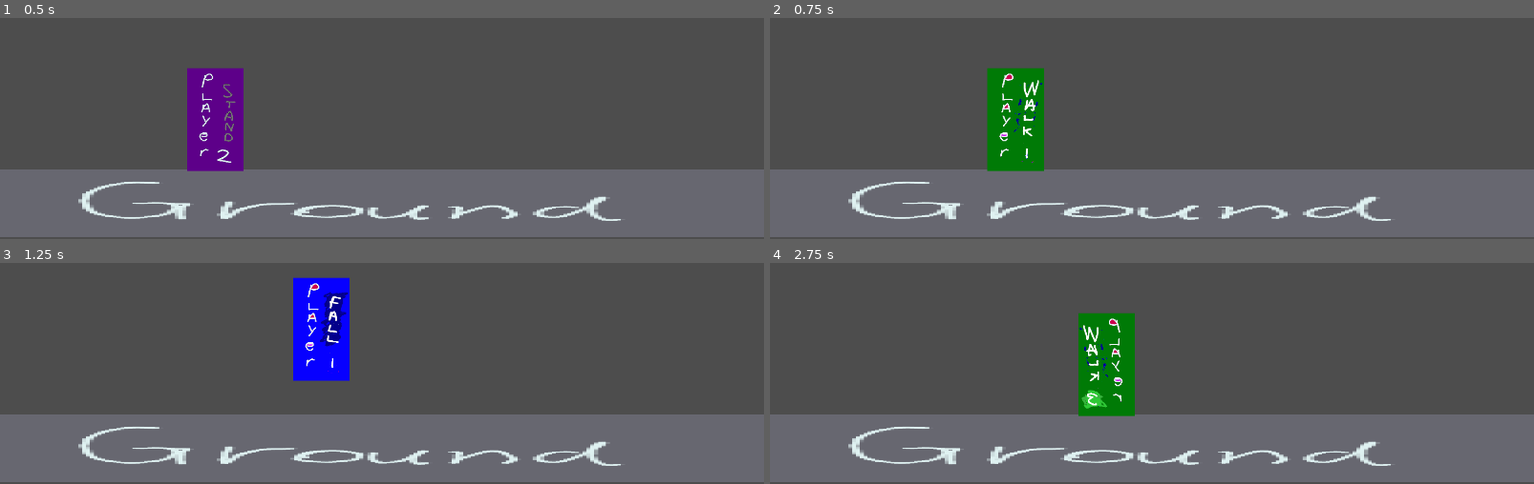
Above: before the commit, frames 1-4 (two rows, left to right).
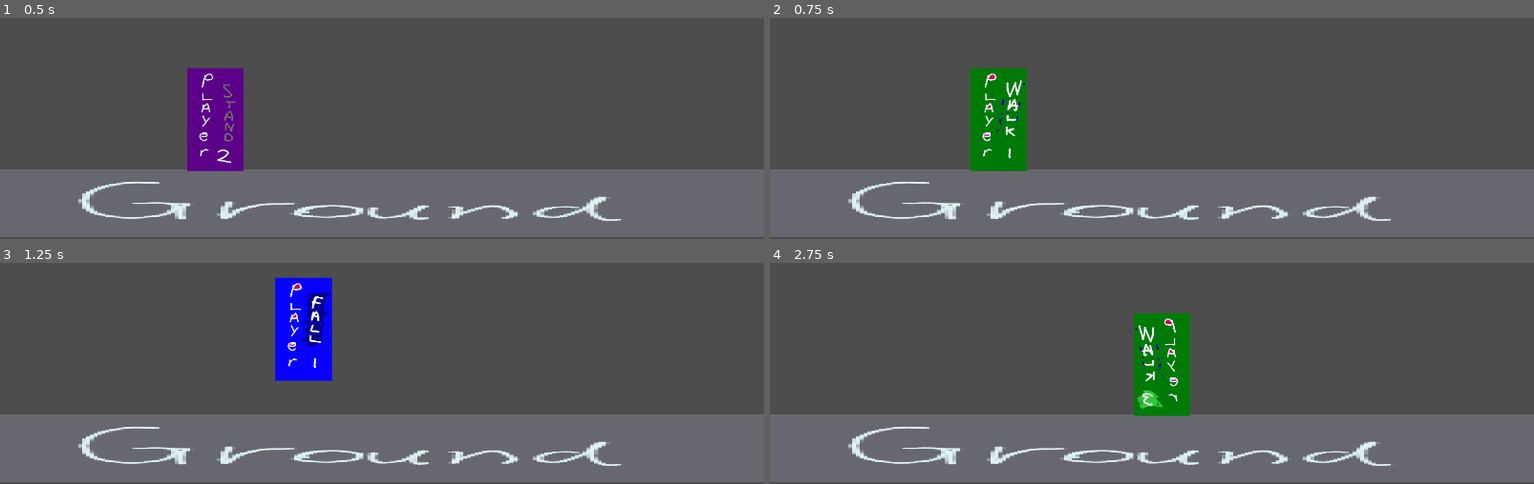
Above: after the commit, the same moments.

Repository: haruo-gabriel/portal2d
Game: Godot game, scene res://Scenes/Main/main.tscn
The game is run twice, just before and just after one commit, with the same random seed, the same clock (stepped at 60 frames per second) and the same inputs.
Inputs:
- Up to frame 1 (0.5 s): no input
- Up to frame 2 (0.75 s): hold D (move_right) from 0.53 s (still down)
- Up to frame 3 (1.25 s): keep holding D (move_right); tap Space (jump) at 0.77 s
- Up to frame 4 (2.75 s): tap Space (jump) at 1.52 s; release D (move_right) at 2.03 s; hold A (move_left) from 2.03 s (still down)

Frame 1 is identical in both runs. In frame 2, 2.7% of the frame differs, in the area x 26-36%, y 22-70%; in frame 3, 3.1%; in frame 4, 6.8%, in the area x 40-55%, y 22-70%.

Commit message:
Adding acceleration and deacceleration.
The player slows down if they don't do any horizontal inputs.

They also take a while to reach top speed.

We'll tune the constants later.

Diff:
--- a/godot project/Scripts/Player/Player.gd
+++ b/godot project/Scripts/Player/Player.gd
@@ -1,7 +1,11 @@
 
 extends CharacterBody2D
 
-const SPEED: float = 300.0
+const WALKING_SPEED: float = 300.0
+const HORIZONTAL_ACCELERATION: float = 20.0 # Pixels per second per frame
+
+const GROUND_DRAG: float = 15.0 # Deacceleration on ground.
+
 const JUMP_VELOCITY: float = -600.0
 
 const MAX_Y_SPEED: float = 1000 # In absolute value
@@ -73,9 +77,11 @@
 func move_horizontal(delta: float) -> void:
 
 	if direction:
-		velocity.x = SPEED * direction
+
+		velocity.x = move_toward(velocity.x, direction * WALKING_SPEED, HORIZONTAL_ACCELERATION)
+
 	else:
-		velocity.x = move_toward(velocity.x, 0, SPEED / 60)
+		velocity.x = move_toward(velocity.x, 0, GROUND_DRAG)
 
 	# Ensures velocity.x is within bounds
 	velocity.x = max(-MAX_X_SPEED, min(MAX_X_SPEED, velocity.x))
